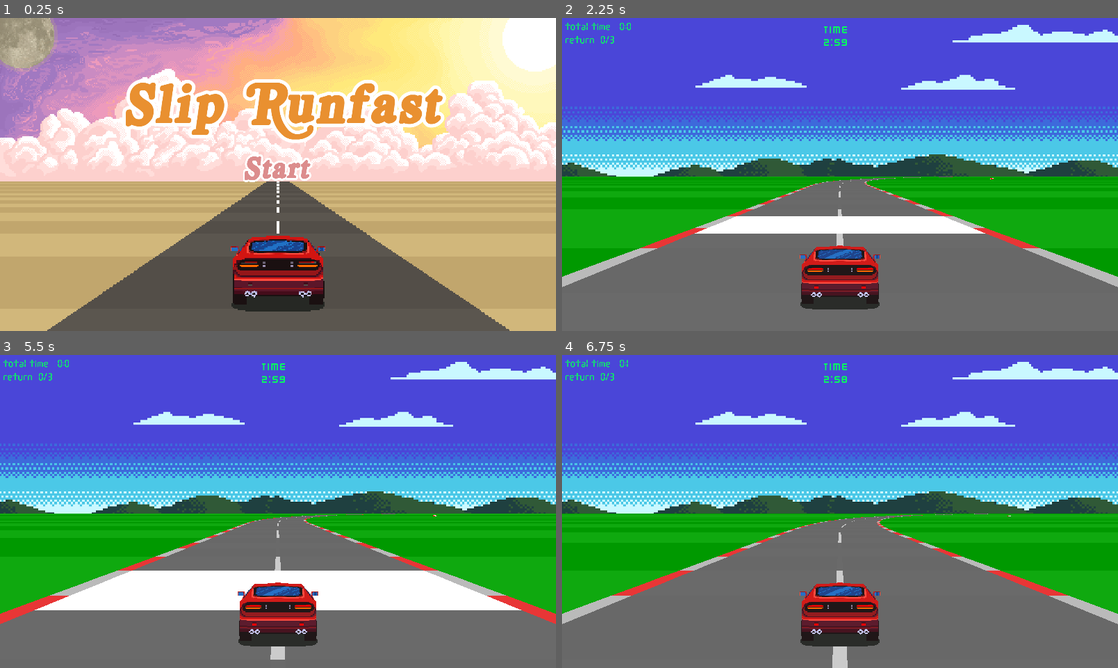
Above: before the commit, frames 1-4 (two rows, left to right).
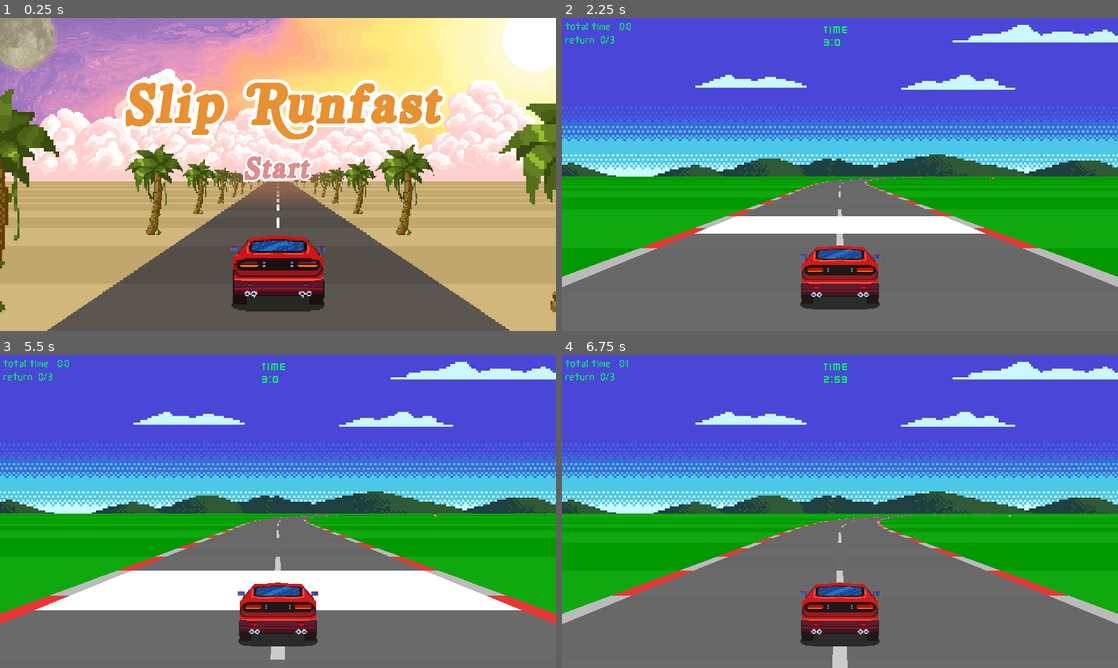
Above: after the commit, the same moments.

Repository: nelsonwenner/godot-slip-runfast
Game: Godot game, scene res://src/main/main.tscn
Two runs of this game, one before a commit and one after it. Both use one fixed random seed, a clock stepped at 60 frames per second and the inputs below.
Inputs:
- Up to frame 1 (0.25 s): no input
- Up to frame 2 (2.25 s): click "Start" at 0.5 s; tap Enter (pause) at 1.25 s; hold Right (ui_right) 1.28-2 s; click "Restart" at 2 s
- Up to frame 3 (5.5 s): tap Space at 2.75, 5 s; hold Left (ui_left) 2.78-3.53 s; tap Enter (pause) at 3.5 s; hold Right (ui_right) 3.53-4.25 s; click "Restart" at 4.25 s; hold Up (ui_up) from 5.03 s (still down)
- Up to frame 4 (6.75 s): release Up (ui_up) at 5.78 s; hold Left (ui_left) from 5.78 s (still down)

The runs differ from the first frame. In frame 1, 7.8% of the frame differs, in the area x 0-100%, y 22-94%; in frame 2, less than 0.1%; in frame 3, less than 0.1%; in frame 4, less than 0.1%.

Commit message:
refactor: Add new skyline to start game

Diff:
--- a/src/scenes/runway/runway.gd
+++ b/src/scenes/runway/runway.gd
@@ -69,8 +69,8 @@
 var instance_timer_step
 var hud_timer_step
 var ms_step = 0
-var minutes_step = 2
-var seconds_step = 59
+var minutes_step = 3
+var seconds_step = 0
 
 var start_time = false
 
@@ -202,7 +202,7 @@
 	if start_time:
 		hud_timer_step.text = "time  " + "\n" + str(minutes_step) + ":" + str(seconds_step)
 	else:
-		hud_timer_step.text = "time  " + "\n" + str(2) + ":" + str(59)
+		hud_timer_step.text = "time  " + "\n" + str(3) + ":" + str(0)
 
 
 func controller_hud_return():
@@ -224,7 +224,7 @@
 		seconds = 0
 		minutes = 0
 		ms = 0
-		seconds_step = 59
+		seconds_step = 60
 		ms_step = 0
 		minutes_step = 2
 		$music.play()
--- a/src/screens/start/start.gd
+++ b/src/screens/start/start.gd
@@ -4,3 +4,7 @@
 func _ready():
 	$AnimatedSprite.play()
 	$music.play()
+
+
+func _on_timer_start_game():
+	$start_game.visible = not $start_game.visible
--- a/src/screens/start/start.tscn
+++ b/src/screens/start/start.tscn
@@ -28,7 +28,7 @@
 "frames": [ ExtResource( 3 ), ExtResource( 1 ), ExtResource( 2 ), ExtResource( 4 ), ExtResource( 5 ), ExtResource( 6 ), …(227 unchanged characters)…
 "loop": true,
 "name": "background",
-"speed": 30.0
+"speed": 25.0
 } ]
 
 [sub_resource type="DynamicFont" id=2]
@@ -91,4 +91,9 @@
 __meta__ = {
 "_edit_use_anchors_": false
 }
+
+[node name="Timer" type="Timer" parent="."]
+wait_time = 0.6
+autostart = true
 [connection signal="button_up" from="start_game" to="start_game" method="_on_start_game_button_up"]
+[connection signal="timeout" from="Timer" to="." method="_on_timer_start_game"]
Binary file changed: arts/trailer/sprite_00.png
Binary file changed: arts/trailer/sprite_01.png
Binary file changed: arts/trailer/sprite_02.png
Binary file changed: arts/trailer/sprite_03.png
Binary file changed: arts/trailer/sprite_04.png
Binary file changed: arts/trailer/sprite_05.png
Binary file changed: arts/trailer/sprite_06.png
Binary file changed: arts/trailer/sprite_07.png
Binary file changed: arts/trailer/sprite_08.png
Binary file changed: arts/trailer/sprite_09.png
Binary file changed: arts/trailer/sprite_10.png
Binary file changed: arts/trailer/sprite_11.png
(and 8 more such lines)
